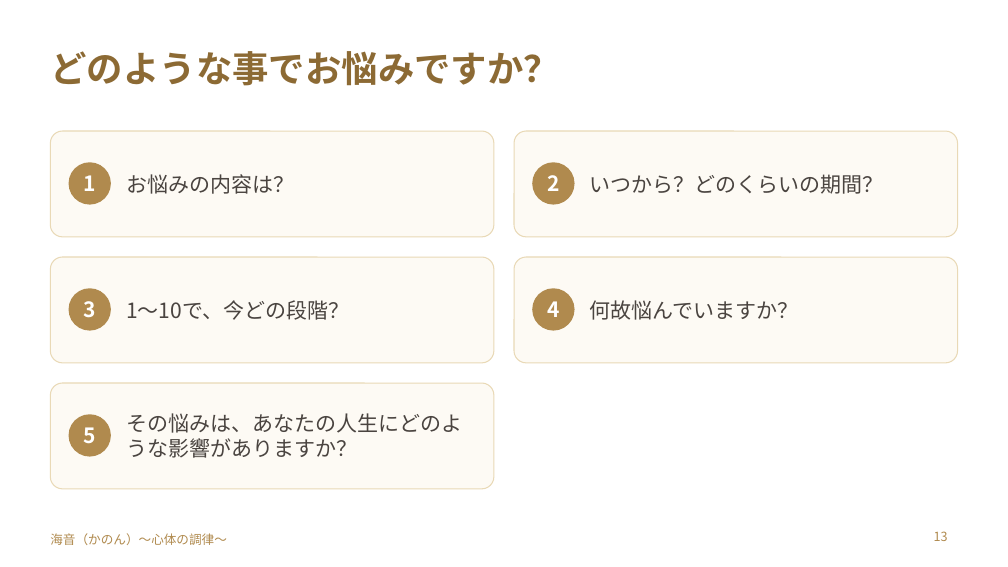
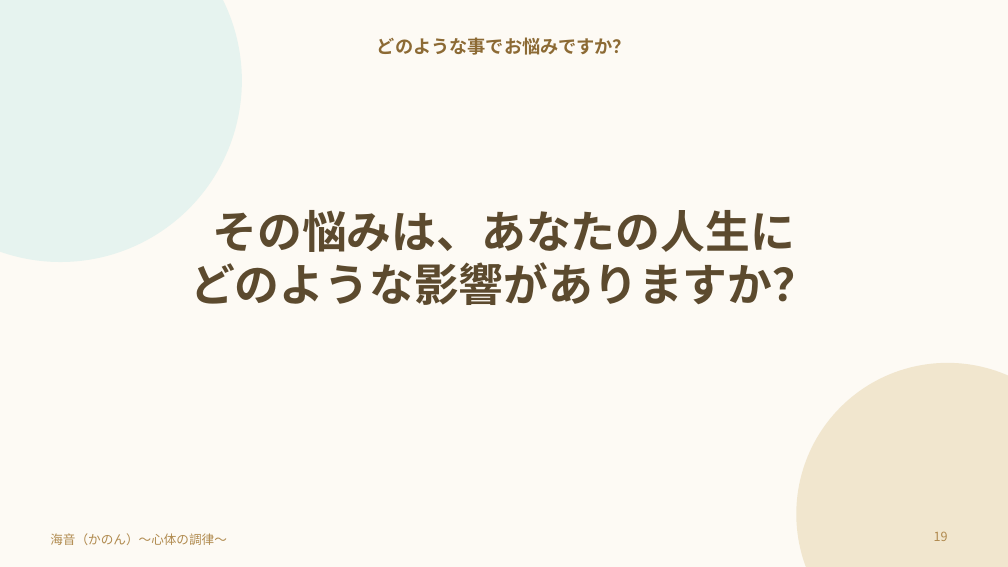
Before and after one commit to y-takahashi-cmd/MyBrain, a slide deck: slide 19 of 20_Projects/海音_心体の調律/単発/仁部あきえさん/20261028_仁部あきえさん_お金のブロック単発セッション.pptx (slide 13 before the commit). Drawn at 1008x567 pixels with LibreOffice and Linux fonts; fonts in the diff are those of the drawing. Boxes give left, top, right and bottom in pixels: in the first picture for what was removed or moved away, otherwise in the second. Text is boxed around its words. In the diff, an @@ line names an element or a change of style, - is before the commit and + after.

```diff
--- a/20_Projects/海音_心体の調律/単発/仁部あきえさん/20261028_仁部あきえさん_お金のブロック単発セッション.pptx
+++ b/20_Projects/海音_心体の調律/単発/仁部あきえさん/20261028_仁部あきえさん_お金のブロック単発セッション.pptx
@@ background #FFFFFF to #FDFAF4 @@
@@ ellipse added at box(0, 0, 242, 262), fill #E6F3EF @@
@@ text "どのような事でお悩みですか？" at box(377, 37, 631, 55): size 26 to 13 pt; alignment left to centre; vertical alignment middle to top @@
@@ rounded rectangle removed at box(50, 131, 494, 237) @@
@@ rounded rectangle removed at box(514, 131, 958, 237) @@
@@ ellipse removed at box(69, 162, 111, 205) @@
@@ text removed at box(84, 175, 96, 191) @@
-1
@@ text removed at box(126, 174, 294, 194) @@
-お悩みの内容は？
@@ ellipse removed at box(532, 162, 575, 205) @@
@@ text removed at box(547, 175, 559, 191) @@
-2
@@ text removed at box(590, 174, 884, 194) @@
-いつから？どのくらいの期間？
@@ title at box(190, 210, 817, 305): text changed; size 15 to 32 pt; text colour #4A4440 to #5C4A2E; bold on @@
-その悩みは、あなたの人生にどのような影響がありますか？
+その悩みは、あなたの人生に
+どのような影響がありますか？
@@ rounded rectangle removed at box(50, 257, 494, 363) @@
@@ rounded rectangle removed at box(514, 257, 958, 363) @@
@@ ellipse removed at box(69, 288, 111, 331) @@
@@ ellipse removed at box(532, 288, 575, 331) @@
@@ text removed at box(84, 301, 96, 318) @@
-3
@@ text removed at box(126, 300, 349, 320) @@
-1〜10で、今どの段階？
@@ text removed at box(547, 301, 559, 317) @@
-4
@@ text removed at box(590, 300, 799, 320) @@
-何故悩んでいますか？
@@ rounded rectangle removed at box(50, 383, 494, 489) @@
@@ ellipse added at box(796, 363, 1008, 567), fill #E9D9B6 at 60% opacity @@
@@ ellipse removed at box(69, 414, 111, 457) @@
@@ text removed at box(84, 427, 96, 444) @@
-5
@@ page number at box(934, 531, 948, 541): text changed @@
-13
+19
```
Also in this commit, not shown: 14 other slides changed, 25 slides added, 7 slides removed.
